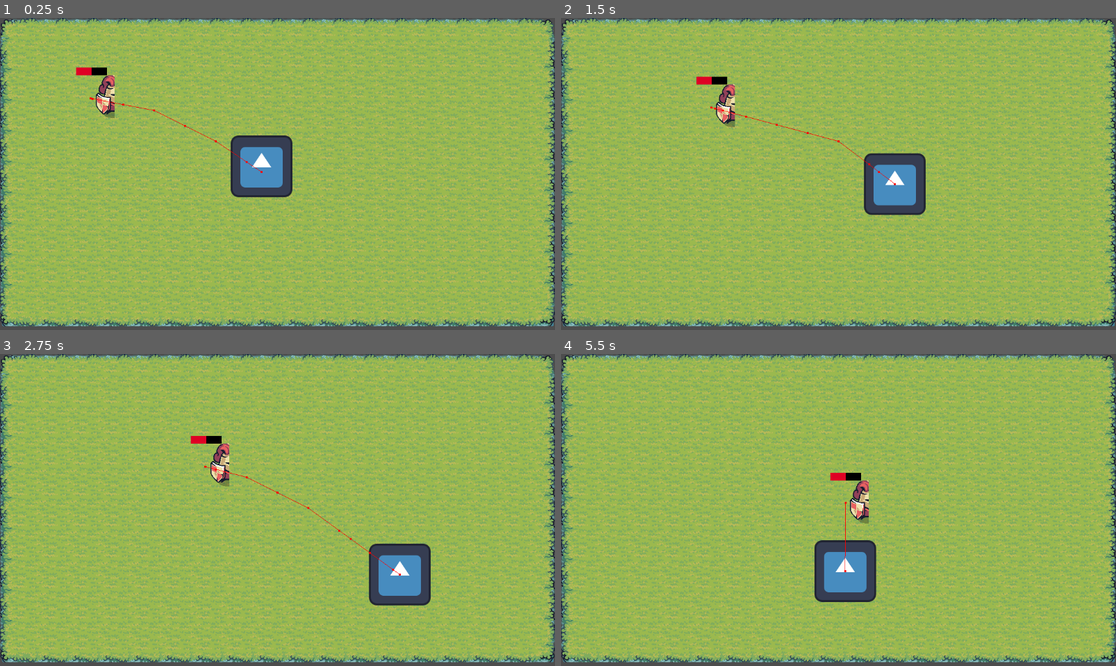
Above: before the commit, frames 1-4 (two rows, left to right).
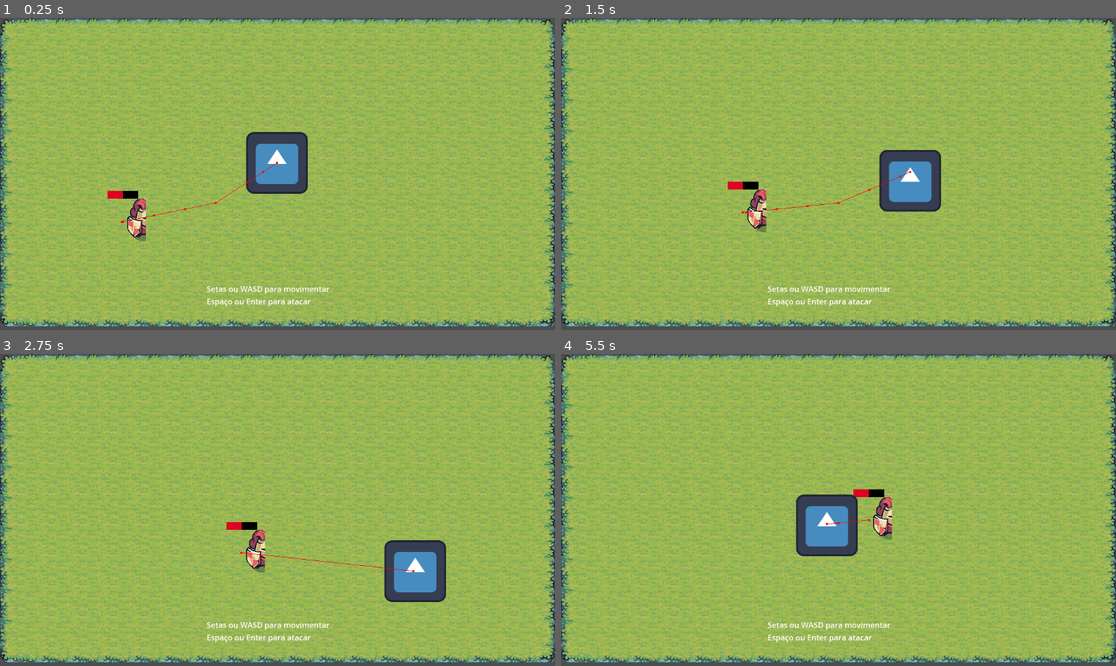
Above: after the commit, the same moments.

Repository: Vitor-io/Projeto-Integrado-II
Game: Godot game, scene res://Scenes/nível_teste.tscn
Two runs of this game, one before a commit and one after it. Both use one fixed random seed, a clock stepped at 60 frames per second and the inputs below. The engine's default icon, where the game draws it, is replaced by a stand-in: a white triangle on a blue panel in a dark square.
Inputs:
- Up to frame 1 (0.25 s): no input
- Up to frame 2 (1.5 s): hold Right (move_right) 0.53-1.28 s; hold Space (attack, bound only after the commit) 0.53-1.28 s; hold Down (move_down) from 1.28 s (still down); tap Space (attack, bound only after the commit) at 1.35 s
- Up to frame 3 (2.75 s): release Down (move_down) at 2.03 s; hold Right (move_right) from 2.03 s (still down); hold Space (attack, bound only after the commit) from 2.03 s (still down)
- Up to frame 4 (5.5 s): release Right (move_right) at 2.78 s; release Space (attack, bound only after the commit) at 2.78 s; hold Up (move_up) 2.78-3.53 s; tap Space (attack, bound only after the commit) at 2.85, 4.35 s; hold Space (attack, bound only after the commit) 3.53-4.28 s; hold Left (move_left) 3.53-5.03 s; hold Down (move_down) from 5.03 s (still down); hold Space (attack, bound only after the commit) from 5.03 s (still down)

The runs differ from the first frame. In frame 1, 3.7% of the frame differs, in the area x 13-60%, y 15-93%; in frame 2, 3.7%; in frame 3, 3.7%; in frame 4, 5.1%, in the area x 37-60%, y 38-93%.

Commit message:
17:03 (04/11)
Tudo funcionando, exceto pelos hits

Diff:
--- a/Scenes/Enemys/swordsman.gd
+++ b/Scenes/Enemys/swordsman.gd
@@ -4,10 +4,11 @@
 @onready var nav_agent := $NavigationAgent2D
 var player_ref : Player_test_class
 const SPEED := 100
+@export var stats : Stats
 
 func _ready() -> void:
 	player_ref = get_tree().get_first_node_in_group("Player")
-	print("ready")
+
 
 func _physics_process(delta: float) -> void:
 	nav_agent.target_position = player_ref.position
--- a/Scenes/Enemys/swordsman.tscn
+++ b/Scenes/Enemys/swordsman.tscn
@@ -1,7 +1,14 @@
-[gd_scene load_steps=12 format=3 uid="uid://dwasvj1tk6k82"]
+[gd_scene load_steps=14 format=3 uid="uid://dwasvj1tk6k82"]
 
 [ext_resource type="Script" uid="uid://36bo764cms2n" path="res://Scenes/Enemys/swordsman.gd" id="1_451bm"]
+[ext_resource type="Script" uid="uid://ca16prxqi38mu" path="res://Scripts/stats.gd" id="2_1t7hl"]
 [ext_resource type="Texture2D" uid="uid://hy1knj8l1r5y" path="res://Assets/Units/Red Units/Warrior/Warrior_Attack1.png" id="2_ph2dq"]
+
+[sub_resource type="Resource" id="Resource_r2ynh"]
+script = ExtResource("2_1t7hl")
+base_max_health = 30
+faction = 1
+metadata/_custom_type_script = "uid://ca16prxqi38mu"
 
 [sub_resource type="StyleBoxFlat" id="StyleBoxFlat_ph2dq"]
 bg_color = Color(0, 0, 0, 1)
@@ -213,6 +220,7 @@
 collision_mask = 7
 motion_mode = 1
 script = ExtResource("1_451bm")
+stats = SubResource("Resource_r2ynh")
 
 [node name="ProgressBar" type="ProgressBar" parent="."]
 offset_left = -32.0
@@ -229,7 +237,6 @@
 hframes = 8
 
 [node name="CollisionShape2D" type="CollisionShape2D" parent="."]
-visible = false
 position = Vector2(0, 8)
 shape = SubResource("CircleShape2D_uxihw")
 metadata/_edit_lock_ = true
--- a/Scenes/Players/player_test.gd
+++ b/Scenes/Players/player_test.gd
@@ -1,6 +1,7 @@
 extends CharacterBody2D
 class_name Player_test_class
 
+@export var hitbox_shape : Shape2D
 @export var stats : Stats
 const SPEED: int = 200
 var direction : Vector2
@@ -9,6 +10,10 @@
 var health = 100
 var player_alive : bool = true
 
+func _input(event: InputEvent) -> void:
+	if event.is_action_pressed("attack") and not event.is_echo():
+		var hitbox = Hitbox.new(stats, 0.5, hitbox_shape)
+		add_child(hitbox)
 
 func _process(_delta: float) -> void:
 	direction = Vector2.ZERO
--- a/Scenes/Players/player_test.tscn
+++ b/Scenes/Players/player_test.tscn
@@ -4,34 +4,28 @@
 [ext_resource type="Script" uid="uid://ca16prxqi38mu" path="res://Scripts/stats.gd" id="2_4yt4t"]
 [ext_resource type="Texture2D" uid="uid://4m6lf0nhxlri" path="res://icon.svg" id="2_s7djo"]
 
+[sub_resource type="CircleShape2D" id="CircleShape2D_7vfsu"]
+custom_solver_bias = 1.0
+radius = 150.0
+
 [sub_resource type="Resource" id="Resource_4yt4t"]
 resource_local_to_scene = true
 script = ExtResource("2_4yt4t")
+base_attack = 50
 metadata/_custom_type_script = "uid://ca16prxqi38mu"
 
 [sub_resource type="CircleShape2D" id="CircleShape2D_4yt4t"]
 radius = 63.1981
 
-[sub_resource type="CircleShape2D" id="CircleShape2D_s7djo"]
-radius = 121.037186
-
 [node name="Player_test" type="CharacterBody2D" groups=["Player"]]
 collision_mask = 6
 motion_mode = 1
 script = ExtResource("1_s7djo")
+hitbox_shape = SubResource("CircleShape2D_7vfsu")
 stats = SubResource("Resource_4yt4t")
 
 [node name="Sprite2D" type="Sprite2D" parent="."]
 texture = ExtResource("2_s7djo")
 
 [node name="CollisionShape2D" type="CollisionShape2D" parent="."]
-visible = false
 shape = SubResource("CircleShape2D_4yt4t")
-
-[node name="player_hitbox" type="Area2D" parent="."]
-
-[node name="CollisionShape2D" type="CollisionShape2D" parent="player_hitbox"]
-shape = SubResource("CircleShape2D_s7djo")
-
-[connection signal="body_entered" from="player_hitbox" to="." method="_on_player_hitbox_body_entered"]
-[connection signal="body_exited" from="player_hitbox" to="." method="_on_player_hitbox_body_exited"]
--- a/Scenes/nível_teste.tscn
+++ b/Scenes/nível_teste.tscn
@@ -1,8 +1,9 @@
-[gd_scene load_steps=23 format=4 uid="uid://bvlux6ifb3p6n"]
+[gd_scene load_steps=25 format=4 uid="uid://bvlux6ifb3p6n"]
 
 [ext_resource type="PackedScene" uid="uid://clqv27p71woh7" path="res://Scenes/Players/player_test.tscn" id="1_hdqny"]
 [ext_resource type="PackedScene" uid="uid://dwasvj1tk6k82" path="res://Scenes/Enemys/swordsman.tscn" id="2_cp2pm"]
 [ext_resource type="Texture2D" uid="uid://burmoxhst50v0" path="res://Assets/Terrain/Tilemap_color1.png" id="3_a804s"]
+[ext_resource type="Script" uid="uid://ca16prxqi38mu" path="res://Scripts/stats.gd" id="4_nxy5b"]
 
 [sub_resource type="NavigationPolygon" id="NavigationPolygon_a804s"]
 vertices = PackedVector2Array(1126, 614, 26, 614, 26, 26, 1126, 26)
@@ -323,6 +324,12 @@
 navigation_layer_0/layers = 1
 sources/1 = SubResource("TileSetAtlasSource_nxy5b")
 
+[sub_resource type="Resource" id="Resource_nxy5b"]
+resource_local_to_scene = true
+script = ExtResource("4_nxy5b")
+base_attack = 50
+metadata/_custom_type_script = "uid://ca16prxqi38mu"
+
 [node name="NívelTeste" type="Node2D"]
 
 [node name="NavigationRegion2D" type="NavigationRegion2D" parent="."]
@@ -332,9 +339,17 @@
 tile_map_data = PackedByteArray("AAAAAAAAAQABAAEAAAABAAAAAQACAAEAAAACAAAAAQACAAEAAAADAAAAAQACAAEAAAAEAAAAAQACAAEAAAAFAA …(2800 unchanged characters)…
 tile_set = SubResource("TileSet_tps07")
 
+[node name="Swordsman" parent="." instance=ExtResource("2_cp2pm")]
+position = Vector2(232, 428)
+
 [node name="Player_test" parent="." instance=ExtResource("1_hdqny")]
-position = Vector2(543, 308)
-stats = null
-
-[node name="Swordsman" parent="." instance=ExtResource("2_cp2pm")]
-position = Vector2(167, 163)
+position = Vector2(575, 301)
+stats = SubResource("Resource_nxy5b")
+
+[node name="Label" type="Label" parent="."]
+offset_left = 429.0
+offset_top = 551.0
+offset_right = 684.0
+offset_bottom = 600.0
+text = "Setas ou WASD para movimentar
+Espaço ou Enter para atacar"
--- /dev/null
+++ b/Scripts/hitbox.gd
@@ -0,0 +1,42 @@
+class_name Hitbox extends Area2D
+
+var attacker_stats: Stats
+var hitbox_lifetime: float
+var shape: Shape2D
+#note: add hitbox logging
+
+func _init(_attacker_stats: Stats, _hitbox_lifetime: float, _shape: Shape2D) -> void:
+	attacker_stats = _attacker_stats
+	hitbox_lifetime = _hitbox_lifetime
+	shape = _shape
+
+func _ready() -> void:
+	monitorable = false
+	area_entered.connect(_on_area_entered)
+
+	if hitbox_lifetime > 0.0:
+		var new_timer = Timer.new()
+		add_child(new_timer)
+		new_timer.timeout.connect(queue_free)
+		new_timer.call_deferred("start", hitbox_lifetime)
+
+	if shape:
+		var collision_shape = CollisionShape2D.new()
+		collision_shape.shape = shape
+		add_child(collision_shape)
+
+	set_collision_layer_value(10, false)
+	set_collision_mask_value(10, false)
+	match attacker_stats.faction:
+		Stats.Faction.PLAYER:
+			set_collision_mask_value(10, true)
+		Stats.Faction.ENEMY:
+			set_collision_mask_value(11, true)
+
+
+func _on_area_entered(area: Area2D) -> void:
+	if not area.has_method("receive_hit"):
+		return
+
+	area.receive_hit(attacker_stats.current_attack)
+	print("on_area_entered_Hitbox")
--- /dev/null
+++ b/Scripts/hurtbox.gd
@@ -0,0 +1,19 @@
+class_name Hurtbox extends Area2D
+
+@onready var owner_stats : Stats = owner.stats
+
+func _ready() -> void:
+	monitoring = false
+
+	set_collision_layer_value(10, false)
+	set_collision_mask_value(10, false)
+	match owner_stats.faction:
+		Stats.Faction.PLAYER:
+			set_collision_layer_value(10, true)
+		Stats.Faction.ENEMY:
+			set_collision_layer_value(11, true)
+
+
+func receive_hit(current_attack: int) -> void:
+	owner_stats.take_damage(current_attack)
+	print("receive_hit")
--- a/Scripts/stats.gd
+++ b/Scripts/stats.gd
@@ -5,6 +5,11 @@
 	MAX_HEALTH,
 	DEFENSE,
 	ATTACK,
+}
+
+enum Faction {
+	PLAYER,
+	ENEMY,
 }
 
 const STAT_CURVES: Dictionary[BuffableStats, Curve] = {
@@ -22,12 +27,13 @@
 @export var base_defense: int = 10
 @export var base_attack: int = 10
 @export var experience: int = 0: set = _on_experience_set
+@export var faction: Faction = Faction.PLAYER
 
 var level: int:
 	get(): return floor(max(1.0, sqrt(experience / BASE_LEVEL_XP) + 0.5))
 var current_max_health: int = 100
 var current_defense: int = 10
-var current_attack: int = 10
+var current_attack: int = 100
 
 var health: int = 0: set = _on_health_set
 
@@ -39,6 +45,10 @@
 func setup_stats() -> void:
 	recalculate_stats()
 	health = current_max_health
+
+func take_damage(amount: int) -> void:
+	health -= amount
+	print("damage taken")
 
 
 func add_buff(buff: StatBuff) -> void:
--- a/project.godot
+++ b/project.godot
@@ -46,6 +46,17 @@
 , Object(InputEventKey,"resource_local_to_scene":false,"resource_name":"","device":-1,"window_id":0,"alt_pressed":false …(183 unchanged characters)…
 ]
 }
+attack={
+"deadzone": 0.2,
+"events": [Object(InputEventKey,"resource_local_to_scene":false,"resource_name":"","device":-1,"window_id":0,"alt_pressed":false,"shift_pressed":false,"ctrl_pressed":false,"meta_pressed":false,"pressed":false,"keycode":0,"physical_keycode":32,"key_label":0,"unicode":32,"location":0,"echo":false,"script":null)
+, Object(InputEventKey,"resource_local_to_scene":false,"resource_name":"","device":-1,"window_id":0,"alt_pressed":false,"shift_pressed":false,"ctrl_pressed":false,"meta_pressed":false,"pressed":false,"keycode":0,"physical_keycode":4194309,"key_label":0,"unicode":0,"location":0,"echo":false,"script":null)
+]
+}
+
+[layer_names]
+
+2d_render/layer_10="enemy_hurtbox"
+2d_render/layer_11="player_hurtbox"
 
 [rendering]
 
Not shown, added: Scripts/hitbox.gd.uid
Not shown, added: Scripts/hurtbox.gd.uid
